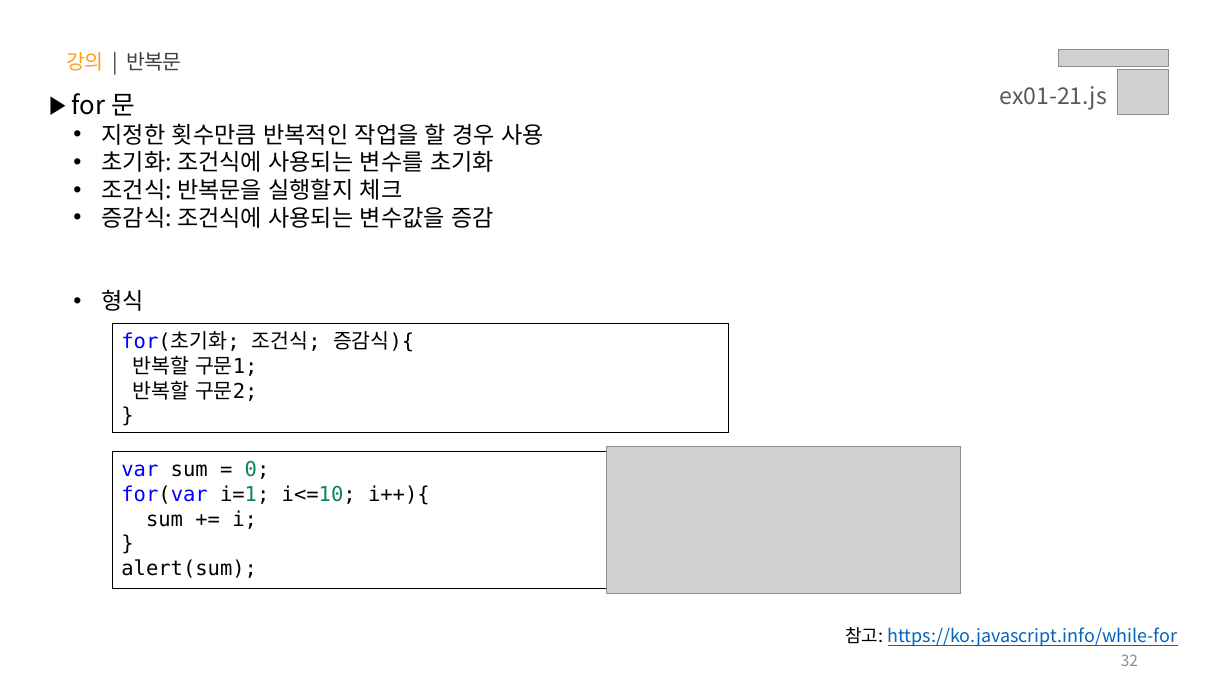
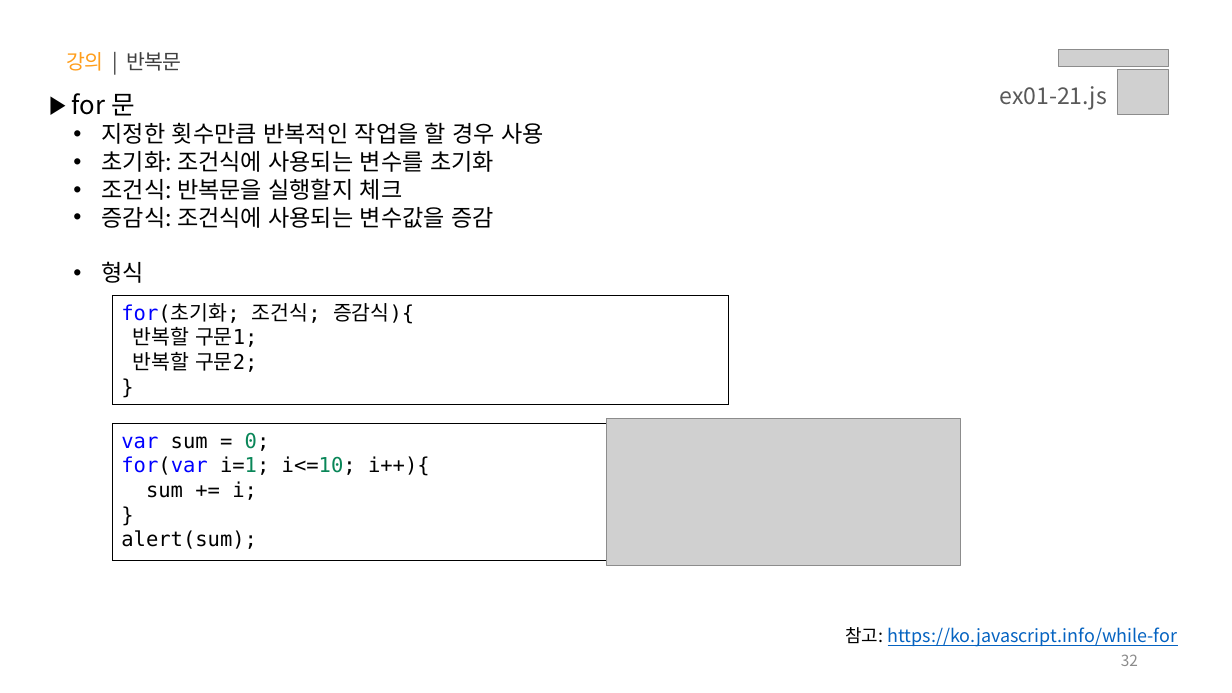
Before and after one commit to yebin-jeong/learn-js, a slide deck: slide 32 of PPT/01.자바스크립트 - 기초 문법.pptx. Drawn at 1232x693 pixels with LibreOffice and Linux fonts; fonts in the diff are those of the drawing; grey boxes stand for pictures. Boxes give left, top, right and bottom in pixels: in the first picture for what was removed or moved away, otherwise in the second. Text is boxed around its words. In the diff, an @@ line names an element or a change of style, - is before the commit and + after.

```diff
--- a/PPT/01.자바스크립트 - 기초 문법.pptx
+++ b/PPT/01.자바스크립트 - 기초 문법.pptx
@@ text "for 문" rewrapped from box(72, 93, 545, 311) to box(72, 93, 545, 283) @@
@@ rectangle "for(초기화; 조건식; 증감식){": place and size @@
-rectangle "for(초기화; 조건식; 증감식){" at box(113, 323, 729, 433)
+rectangle "for(초기화; 조건식; 증감식){" at box(113, 296, 729, 405)
@@ picture: place and size @@
-picture at box(606, 446, 960, 593)
+picture at box(606, 419, 960, 566)
@@ rectangle "var sum = 0;": place and size @@
-rectangle "var sum = 0;" at box(113, 452, 729, 589)
+rectangle "var sum = 0;" at box(113, 423, 729, 560)
```
Also in this commit, not shown: 5 other slides changed.
